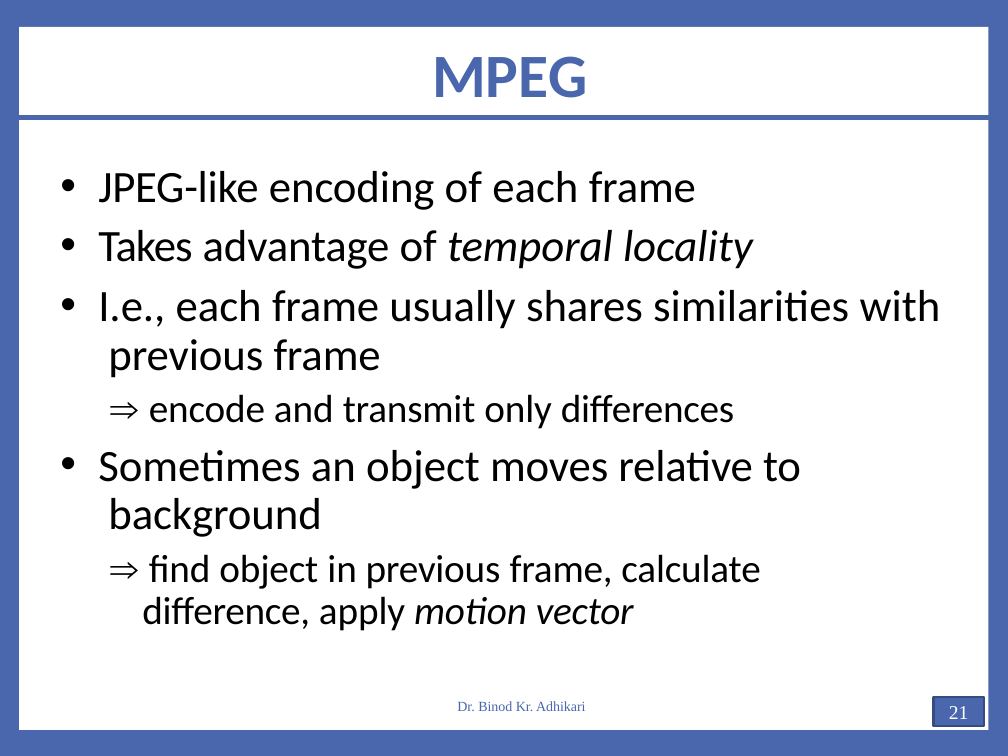
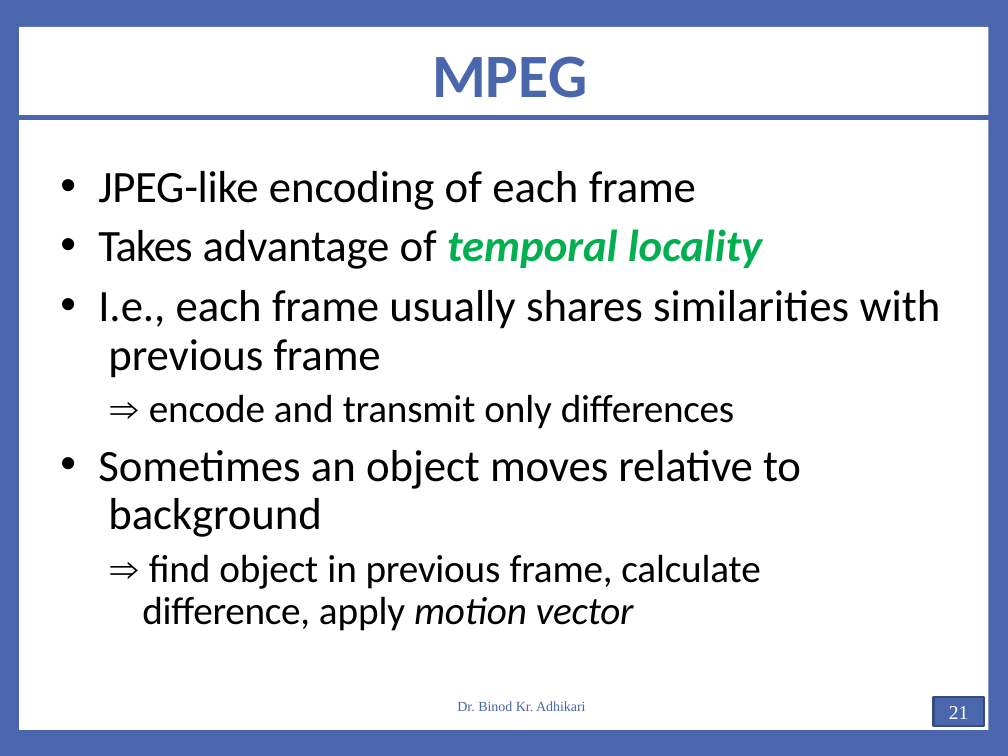
Before and after one commit to Yujan3333/Master-in-Computer-Science-and-Information-Technology, a slide deck: slide 21 of Main/Study/First Sem/All Notes and Resources Combined/AOS Notes/Unit 4.3-Chapter 10 (Intro. to Multimedia Systems) - to teach.pptx. Drawn at 1008x756 pixels with LibreOffice and Linux fonts; fonts in the diff are those of the drawing. Boxes give left, top, right and bottom in pixels: in the first picture for what was removed or moved away, otherwise in the second. Text is boxed around its words. In the diff, an @@ line names an element or a change of style, - is before the commit and + after.

```diff
--- a/Main/Study/First Sem/All Notes and Resources Combined/AOS Notes/Unit 4.3-Chapter 10 (Intro. to Multimedia Systems) - to teach.pptx
+++ b/Main/Study/First Sem/All Notes and Resources Combined/AOS Notes/Unit 4.3-Chapter 10 (Intro. to Multimedia Systems) - to teach.pptx
@@ text at bbox=[98, 229, 763, 269]: text colour #000000 to #00B050, bold on in "temporal locality" @@
```
Also in this commit, not shown: 2 other slides changed, 40 other files.
